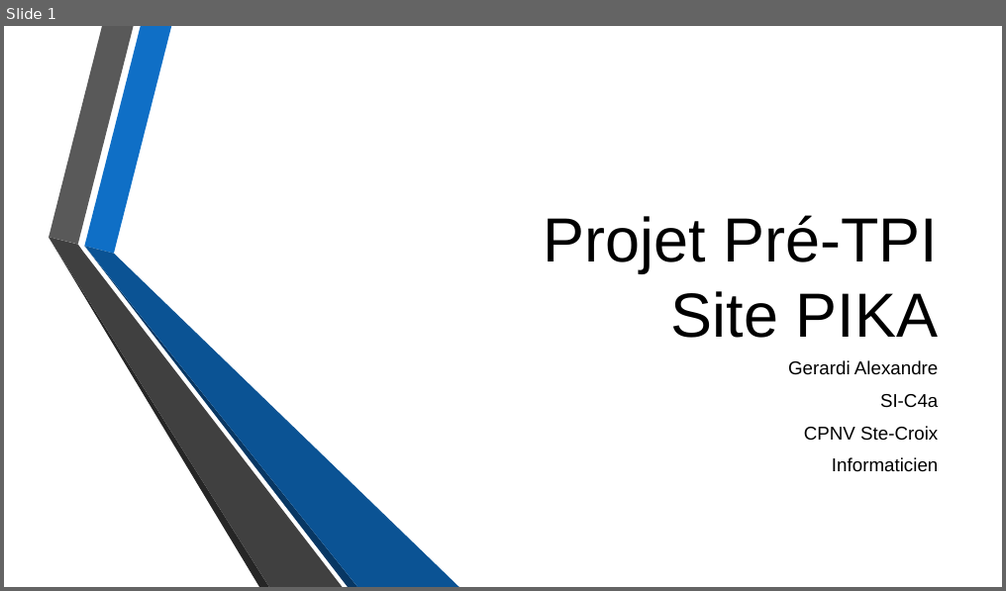
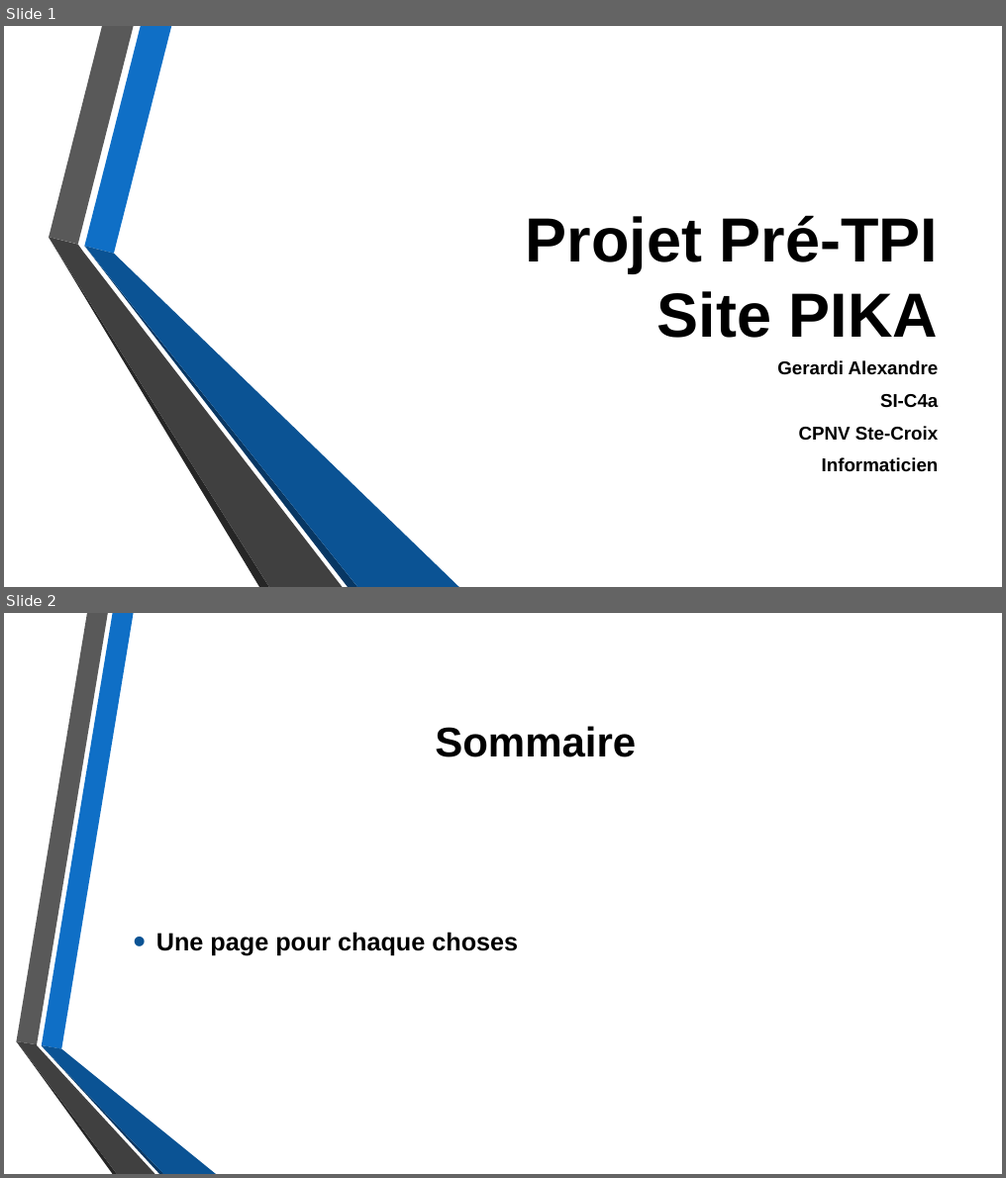
Before and after one commit to Daxank/Pre-TPI_PIKA, a slide deck: Presentation_Projet_PreTPI_Site_PIKA.pptx. Shown one above the other, each under a label of ours: slide 1 before the commit, slides 1 and 2 after it. The pictures are 1006x591 and 1006x1178 pixels, drawn with LibreOffice and Linux fonts; fonts in the diff are those of the drawing; background and template pictures are left out. Boxes give left, top, right and bottom in pixels: in the first picture for what was removed or moved away, otherwise in the second. Text is boxed around its words. In the diff, an @@ line names an element or a change of style, - is before the commit and + after.

```diff
--- a/Presentation_Projet_PreTPI_Site_PIKA.pptx
+++ b/Presentation_Projet_PreTPI_Site_PIKA.pptx
@@ slide 2 added at (4, 613, 1002, 1174), background picture (left out) @@
@@ title added at (435, 726, 636, 758), 40 pt, text #000000, bold @@
+Sommaire
@@ text added at (156, 932, 518, 957), 24 pt, text #000000, bold @@
+• Une page pour chaque choses
@@ group added at (16, 613, 216, 1174): 6 freeform shapes @@
@@ slide 1 changed as well @@
@@ title "Projet Pré-TPI Site PIKA" at (526, 215, 938, 338): bold on @@
@@ subtitle "Gerardi Alexandre" at (777, 361, 939, 472): bold on @@
```
Also in this commit, not shown: 5 other slides added, 1 slide removed.
